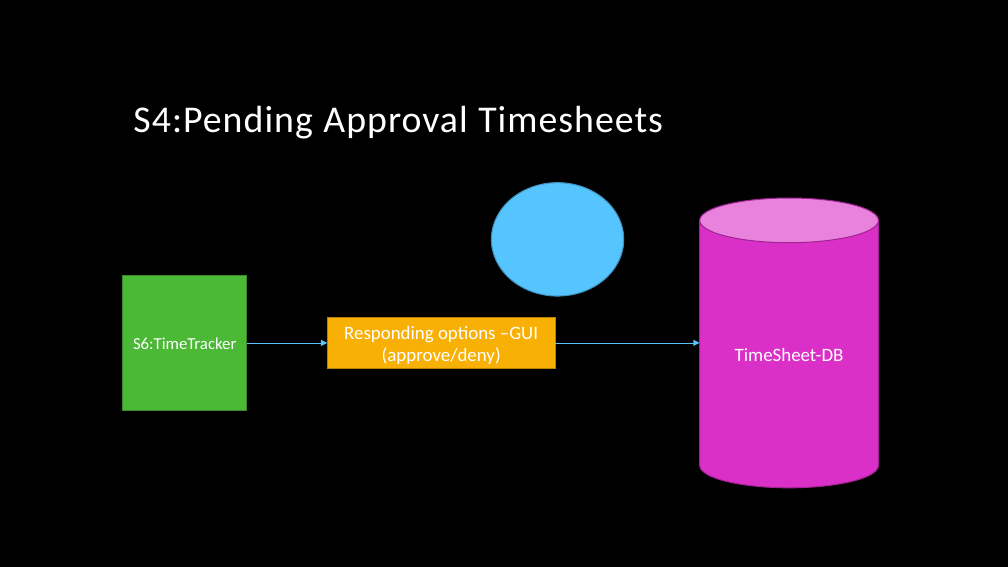
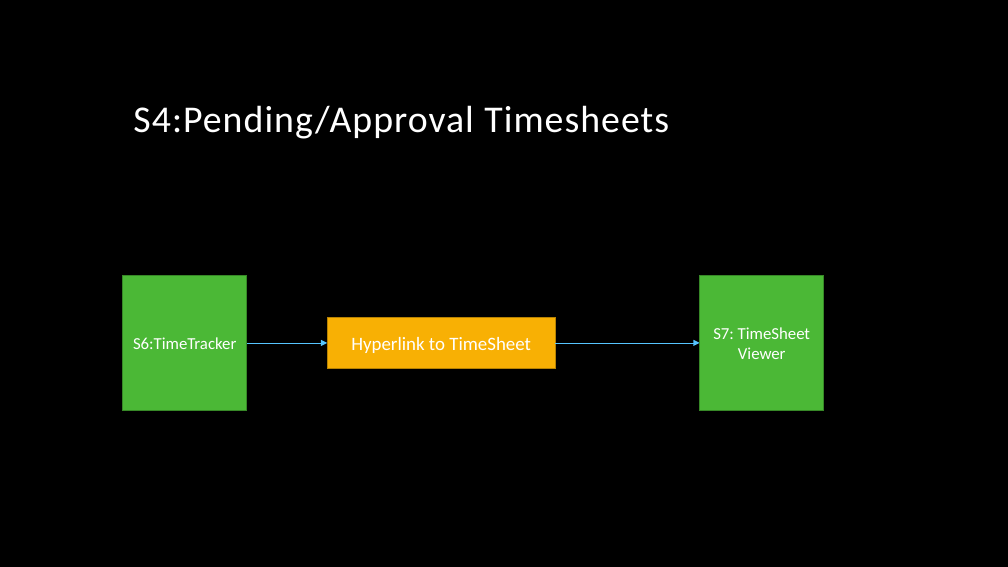
Before and after one commit to arnyboy101/InsemiTimeSheet, a slide deck: slide 5 of SubRoutine Diagrams/Notice Board.pptx. Drawn at 1008x567 pixels with LibreOffice and Linux fonts; fonts in the diff are those of the drawing; background and template pictures are left out. Boxes give left, top, right and bottom in pixels: in the first picture for what was removed or moved away, otherwise in the second. Text is boxed around its words. In the diff, an @@ line names an element or a change of style, - is before the commit and + after.

```diff
--- a/SubRoutine Diagrams/Notice Board.pptx
+++ b/SubRoutine Diagrams/Notice Board.pptx
@@ title at (x1=133, y1=105, x2=669, y2=139): text changed @@
-S4:Pending Approval Timesheets
+S4:Pending/Approval Timesheets
@@ ellipse removed at (x1=492, y1=183, x2=624, y2=296) @@
@@ cylinder removed at (x1=699, y1=198, x2=878, y2=488) @@
-TimeSheet-DB
@@ rectangle added at (x1=699, y1=275, x2=823, y2=411), fill #4BB836, outline #378828 1 pt, 16 pt, text #FFFFFF @@
+S7: TimeSheet Viewer
@@ text in rectangle at (x1=351, y1=337, x2=531, y2=353): text changed @@
-Responding options –GUI
-(approve/deny)
+Hyperlink to TimeSheet
```
Also in this commit, not shown: 5 other slides changed.
